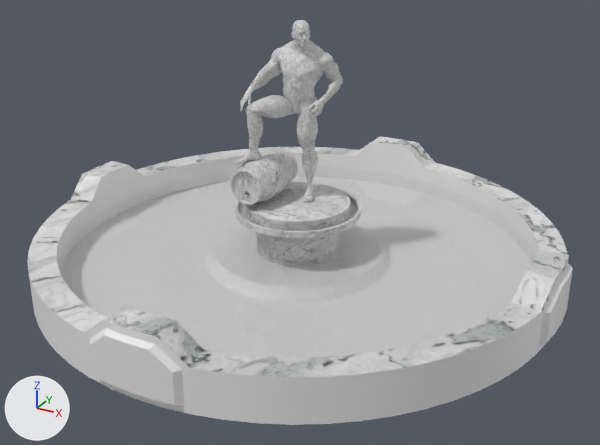
A saved change to the FBX model FantaSea/Assets/Models/statue.fbx.
One viewpoint serves both versions: a camera (50 mm lens) standing at (35.5, -64.2, 30.6) and looking at (1.5, -2.3, -0.3). The axes (+X, +Y, +Z) are drawn at lower left. The lights are the same throughout. Where no turn or scale is listed for an object, it has been applied to the vertices. Vertices at the same position are counted once.
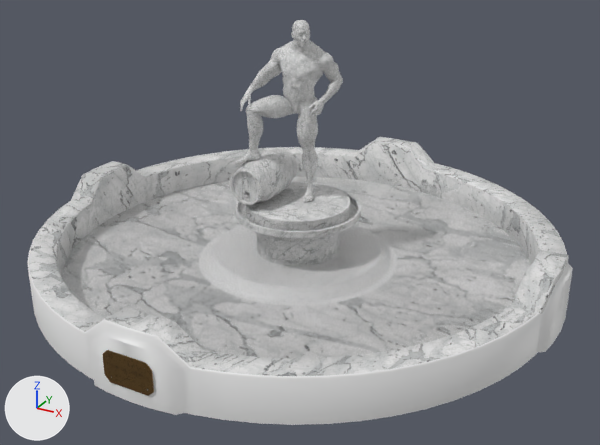
Changed parts and their boxes (x1, y1, x2, y2) in the pictures (600 x 445 px; the box of a moved part takes in the faces that stretch with it):
'Cylinder.001', reshaped
    before: (27, 136, 573, 425)
    after: (27, 137, 573, 425)
'Cylinder.006', added
    after: (102, 350, 154, 396)
part 1 of me_cylinder_002, moved or reshaped
    before: (27, 136, 573, 415)
    after: (27, 137, 573, 415)
part 2 of me_cylinder_002, surface changed
    both: (29, 257, 573, 412)
part 3 of me_cylinder_002, recoloured
    both: (57, 143, 538, 269)

What changed in the scene script:
```text
Add img_birds_a_png:
    img_birds_a_png = load_image('birds_a.png', '../Materials/Metals/birds_a.png', 4267, 4267, 'sRGB')
Add img_texturescom_metal_bronzebare_1k_roughness_tif:
    img_texturescom_metal_bronzebare_1k_roughness_tif = load_image('TexturesCom_Metal_BronzeBare_1K_roughness.tif', '../Materials/Metals/TexturesCom_Metal_BronzeBare_1K_roughness.tif', 1024, 1024, 'Non-Color')
Add img_birds_n_png:
    img_birds_n_png = load_image('birds_n.png', '../Materials/Metals/birds_n.png', 4267, 4267, 'Non-Color')
Add img_texturescom_metal_bronzebare_1k_metallic_tif:
    img_texturescom_metal_bronzebare_1k_metallic_tif = load_image('TexturesCom_Metal_BronzeBare_1K_metallic.tif', '../Materials/Metals/TexturesCom_Metal_BronzeBare_1K_metallic.tif', 1024, 1024, 'Non-Color')
Add mat_plaque:
    mat_plaque = bpy.data.materials.new('plaque')
    # uses the picture img_birds_a_png
    # uses the picture img_birds_n_png
    # uses the picture img_texturescom_metal_bronzebare_1k_metallic_tif
    # uses the picture img_texturescom_metal_bronzebare_1k_roughness_tif
Change me_cylinder_002:
    used by ob_cylinder_001; location = (0.0, 0.0, 0.0)
    remove me_cylinder_002.from_pydata(...)  # 784 vertices, 722 faces; spans x -25.5..25.5, y -25.5..25.5, z -6.2..-0.2
    add me_cylinder_002.from_pydata(...)  # 888 vertices, 817 faces; spans x -25.5..25.5, y -25.5..25.5, z -6.2..-0.2
    me_cylinder_002 part 1: 136 vertices moved from x -25.1..25.1, y -25.1..25.1, z -5.3..-0.2 to x -25.1..25.1, y -25.1..25.1, z -6.2..-0.3; 44 vertices removed from x -25.5..25.5, y -25.5..25.5, z -6.2..-5.3; 148 vertices added at x -25.5..25.5, y -25.5..25.5, z -6.2..-0.2
    me_cylinder_002 part 2: 80 kept faces spanning x -25.5..25.5, y -25.5..25.5, z -6.2..-0.3 get new texture (UV) coordinates
    me_cylinder_002 part 3: 128 faces spanning x -22.5..22.5, y -22.5..22.5, z -5.2..-0.3 switch from mat_marble_clean (its picture is missing) to mat_male_muscle_13290
    me_cylinder_002 part 4: the surface is now shaded smooth
Add me_cylinder_008:
    me_cylinder_008.from_pydata(...)  # 280 vertices, 208 faces; spans x -3.99..0.55, y -0.14..0.08, z -2.35..0.45
    me_cylinder_008.materials.append(mat_plaque)
Add ob_cylinder_006:
    ob_cylinder_006 = bpy.data.objects.new('Cylinder.006', me_cylinder_008)
    ob_cylinder_006.location = (1.72, -25.5, -2.66)
```
